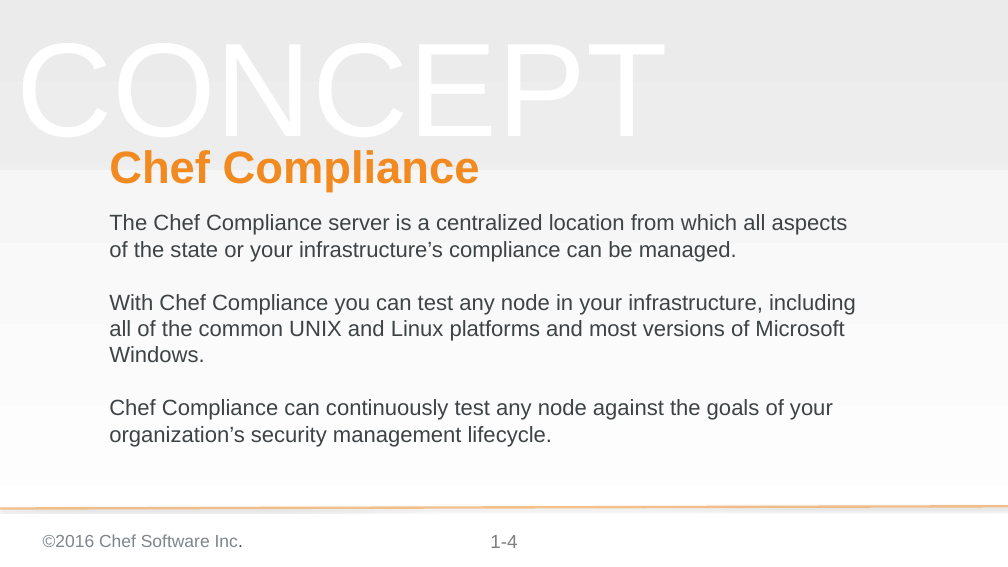
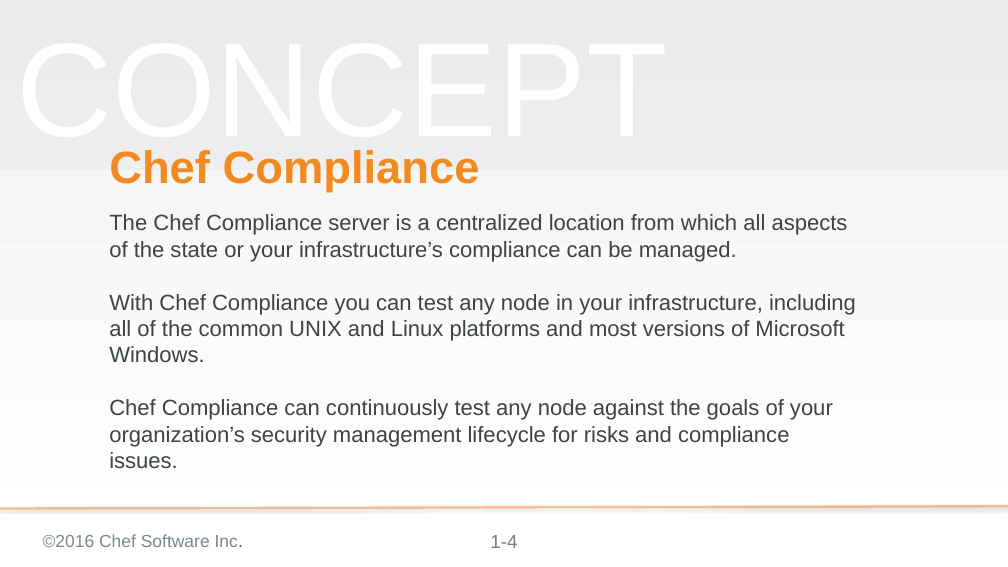
Before and after one commit to bchamby/chef-compliance-installation-configuration-operation, a slide deck: slide 4 of 01-Intro.pptx. Drawn at 1008x567 pixels with LibreOffice and Linux fonts; fonts in the diff are those of the drawing; background and template pictures are left out. Boxes give left, top, right and bottom in pixels: in the first picture for what was removed or moved away, otherwise in the second. Text is boxed around its words. In the diff, an @@ line names an element or a change of style, - is before the commit and + after.

```diff
--- a/01-Intro.pptx
+++ b/01-Intro.pptx
@@ subtitle at <box>109,399,833,468</box>: text changed @@
-Chef Compliance can continuously test any node against the goals of your organization’s security management lifecycle.
+Chef Compliance can continuously test any node against the goals of your organization’s security management lifecycle for risks and compliance issues.
```
Also in this commit, not shown: 4 other slides changed, 1 slide added.
